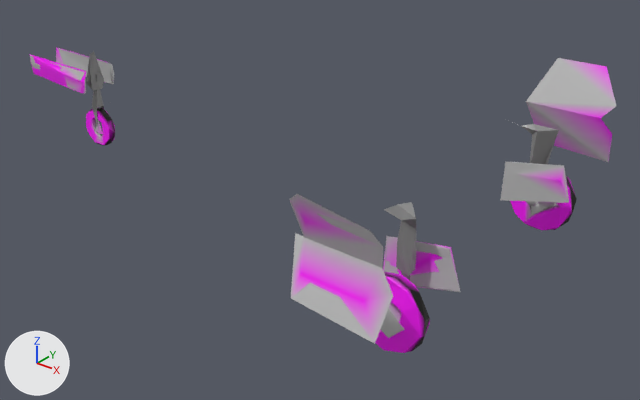
The glTF model public/models/f22.gear.glb as it was, and as the next commit left it.
Rendered twice from a 50 mm camera at (6.2, -7.31, 2.23) aimed at (0.08, 0.33, -2.51). Every picture has the same lights, and +X, +Y and +Z are marked at lower left. The picture after the commit comes second.

Objects in the first picture: 'gear'.
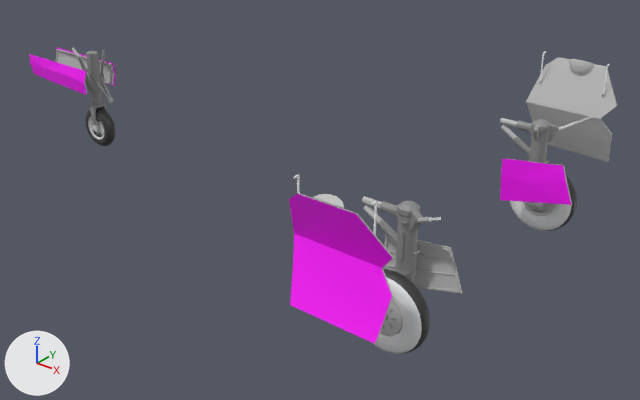
Changed parts and their boxes [x1, y1, x2, y2] in the pictures (640 x 400 px):
'gear', reshaped
    before: [30, 47, 616, 353]
    after: [30, 47, 617, 354]
part 1 of me_mesh_0, built on
    before: [34, 47, 115, 146]
    after: [30, 47, 116, 146]
part 2 of me_mesh_0, built on
    before: [289, 194, 408, 344]
    after: [289, 174, 462, 354]
part 3 of me_mesh_0, built on
    before: [500, 122, 569, 205]
    after: [500, 51, 617, 231]

What the commit changed:
me_mesh_0 is used by ob_gear; location (0.0, 0.0, 0.0).
me_mesh_0 had 392 vertices, 817 faces and spanned x -4.84..2.9, y -2.4..2.4, z -2.64..-0.83.
me_mesh_0 now has 4370 vertices, 8928 faces and spans x -4.84..2.92, y -2.4..2.4, z -2.65..-0.75.
me_mesh_0 part 1: 1 vertex moved within x -3.35, y 0.0, z -1.91; 26 vertices removed from x -4.0..-3.41, y -0.24..0.24, z -2.62..-1.45; 1365 vertices added at x -4.84..-3.33, y -0.27..0.27, z -2.64..-1.27.
me_mesh_0 part 2: 1 vertex moved within x 2.09, y -1.16, z -1.88; 12 vertices removed from x 1.87..2.8, y -2.4..-1.3, z -2.3..-0.83; 1328 vertices added at x 1.8..2.92, y -2.4..-1.14, z -2.65..-0.75.
me_mesh_0 part 3: 2 vertices moved within x 2.32..2.89, y 1.16..1.29, z -2.18..-2.01; 7 vertices removed from x 2.14..2.76, y 1.14..1.64, z -2.23..-1.35; 1330 vertices added at x 1.8..2.92, y 1.14..2.4, z -2.65..-0.75.
